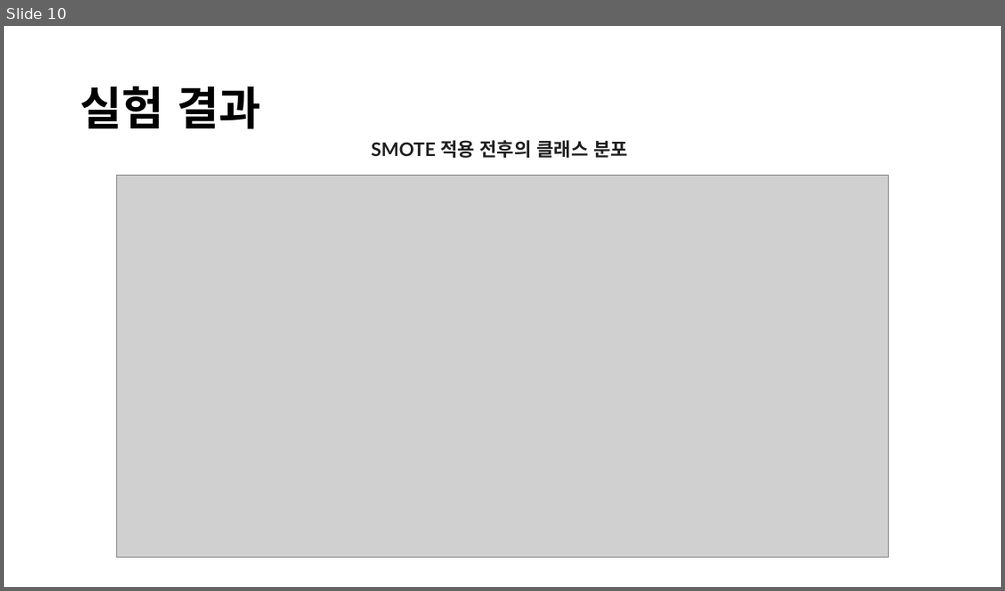
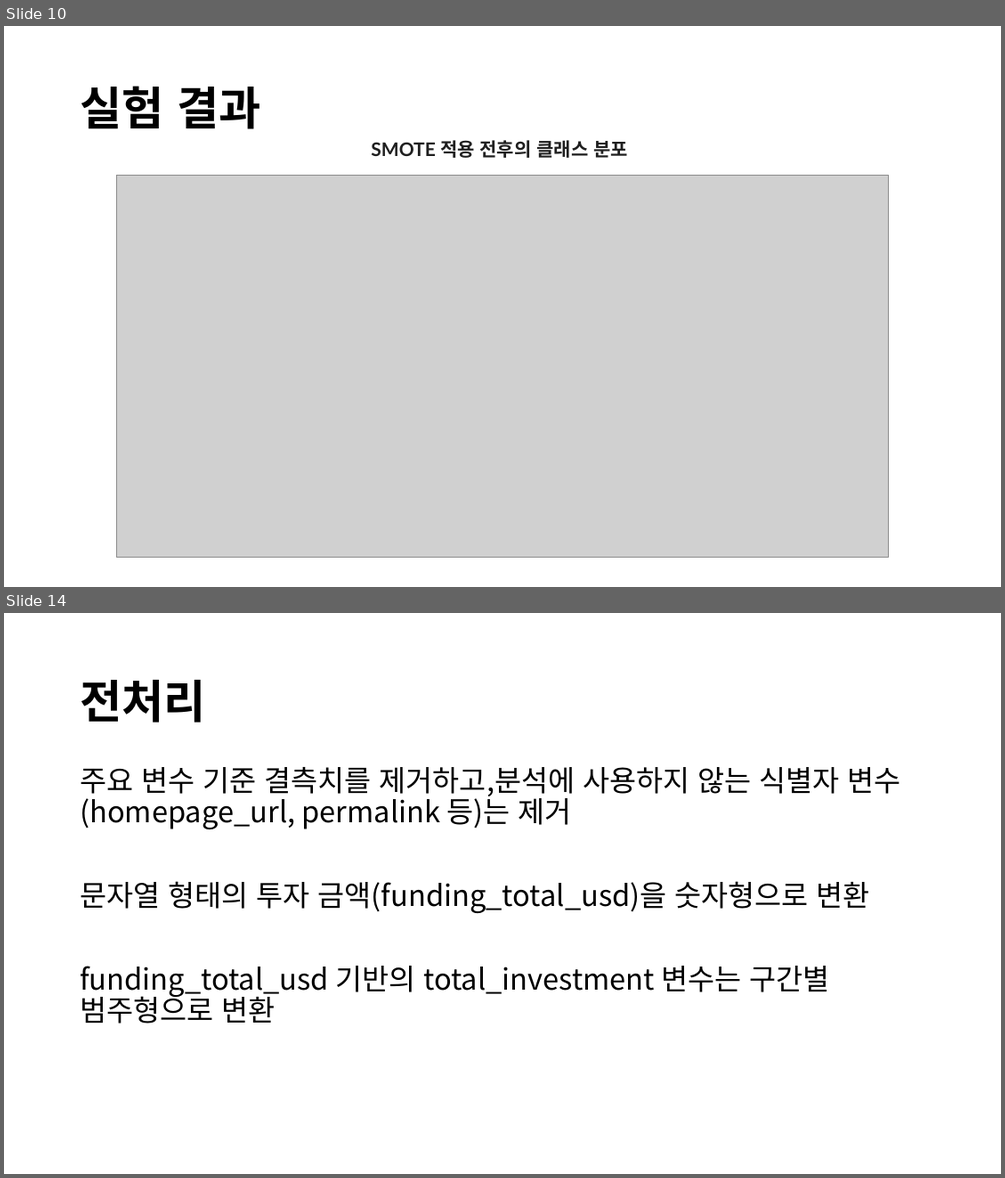
Before and after one commit to kimyoungho010311/Startup_Success_Prediction_Hackathon, a slide deck: notebooks/Steeze/스타트업 성공 예측.pptx. Shown one above the other, each under a label of ours: slide 10 before the commit, slides 10 and 14 after it; the slides between them are not shown. The pictures are 1005x591 and 1005x1178 pixels, drawn with LibreOffice and Linux fonts; fonts in the diff are those of the drawing; grey boxes stand for pictures. Boxes give left, top, right and bottom in pixels: in the first picture for what was removed or moved away, otherwise in the second. Text is boxed around its words. In the diff, an @@ line names an element or a change of style, - is before the commit and + after.

```diff
--- a/notebooks/Steeze/스타트업 성공 예측.pptx
+++ b/notebooks/Steeze/스타트업 성공 예측.pptx
@@ slide 14 added at (4,613,1001,1174), background #FFFFFF @@
@@ text added at (80,680,206,722), 44 pt, text #000000, bold @@
+전처리
@@ text added at (80,767,901,1023), 28 pt, text #000000 @@
+주요 변수 기준 결측치를 제거하고,분석에 사용하지 않는 식별자 변수(homepage_url, permalink 등)는 제거
+문자열 형태의 투자 금액(funding_total_usd)을 숫자형으로 변환
+funding_total_usd 기반의 total_investment 변수는 구간별 범주형으로 변환
```
Also in this commit, not shown: 6 other slides added.
